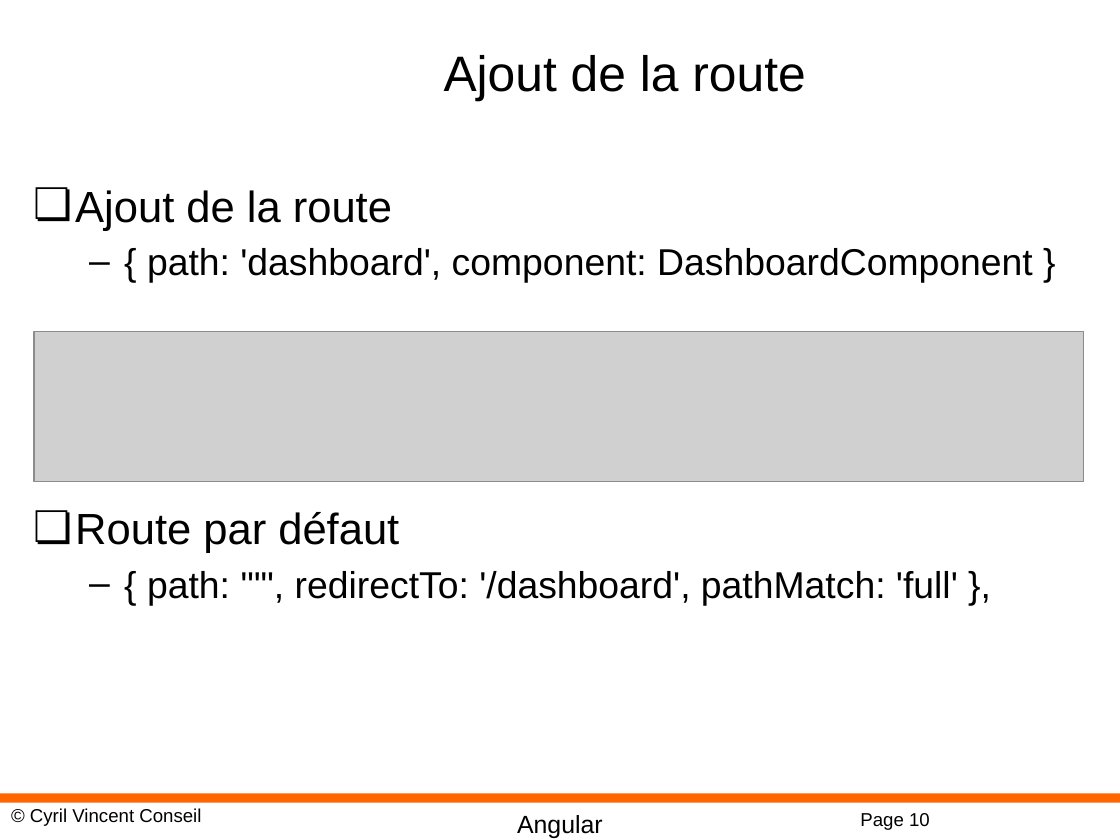
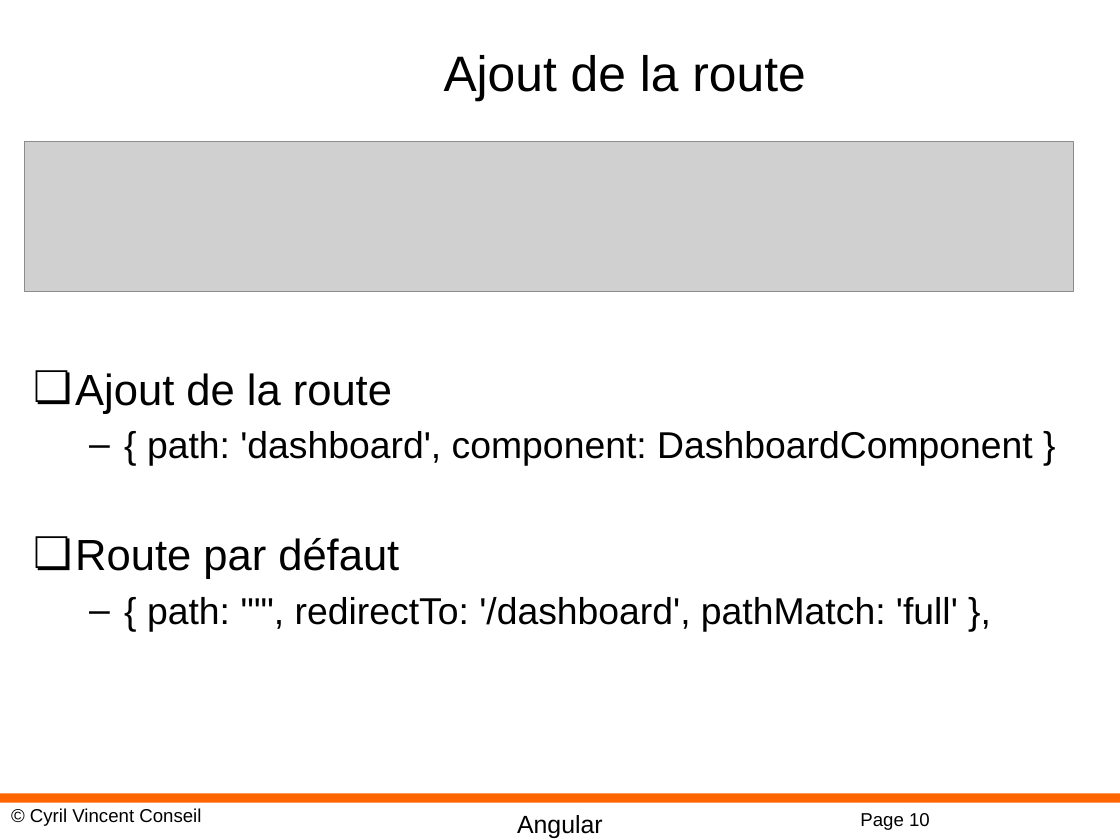
Before and after one commit to cyrilvincent/angular, a slide deck: slide 10 of PPT/Angular15-Routing.pptx. Drawn at 1120x840 pixels with LibreOffice and Linux fonts; fonts in the diff are those of the drawing; grey boxes stand for pictures; background and template pictures are left out. Boxes give left, top, right and bottom in pixels: in the first picture for what was removed or moved away, otherwise in the second. Text is boxed around its words. In the diff, an @@ line names an element or a change of style, - is before the commit and + after.

```diff
--- a/PPT/Angular15-Routing.pptx
+++ b/PPT/Angular15-Routing.pptx
@@ picture: place and size @@
-picture at (34, 332, 1083, 482)
+picture at (25, 141, 1074, 291)
@@ text "Ajout de la route" rewrapped from (75, 190, 1033, 605) to (75, 373, 1033, 632) @@
```
Also in this commit, not shown: 33 other files.
